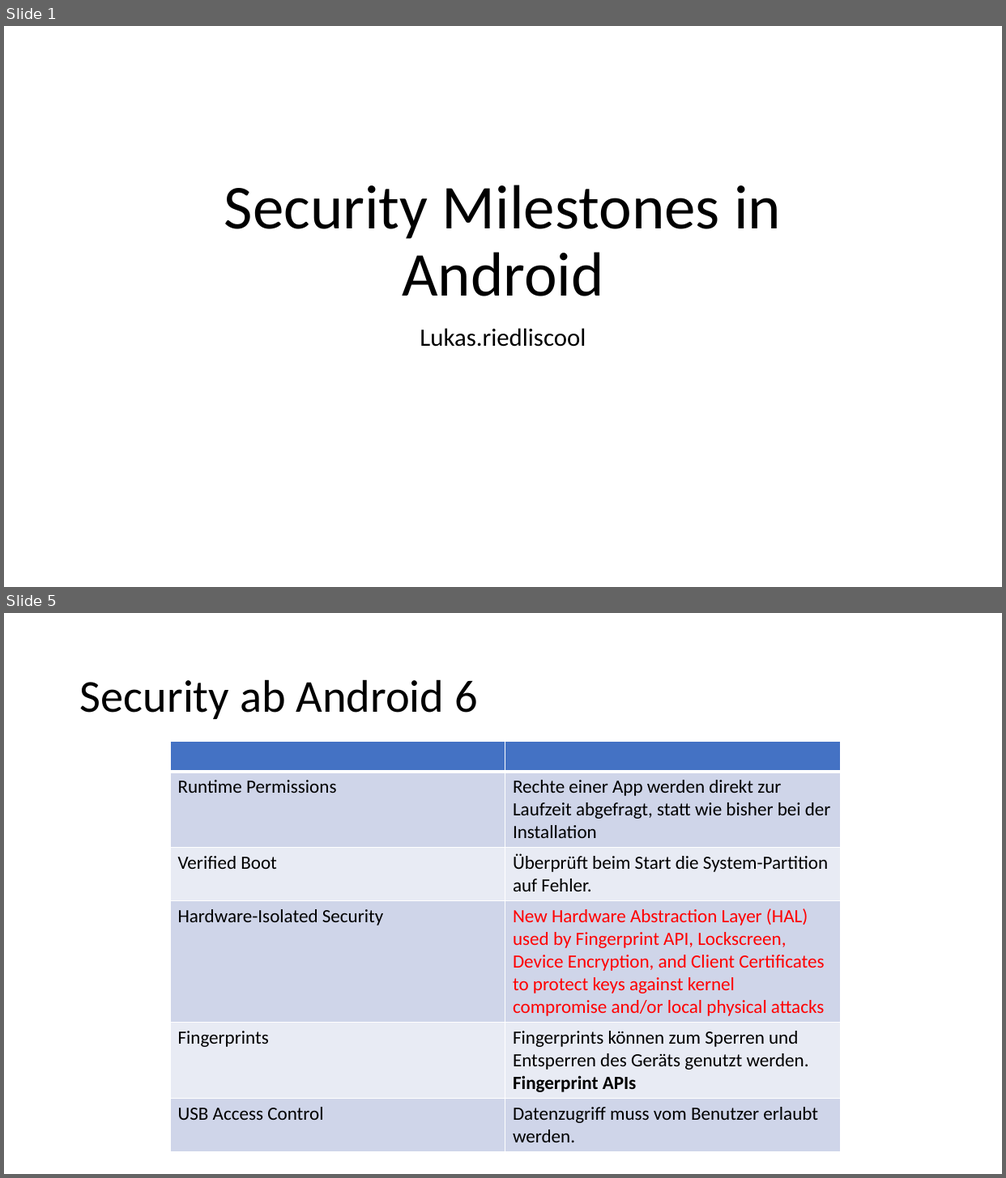
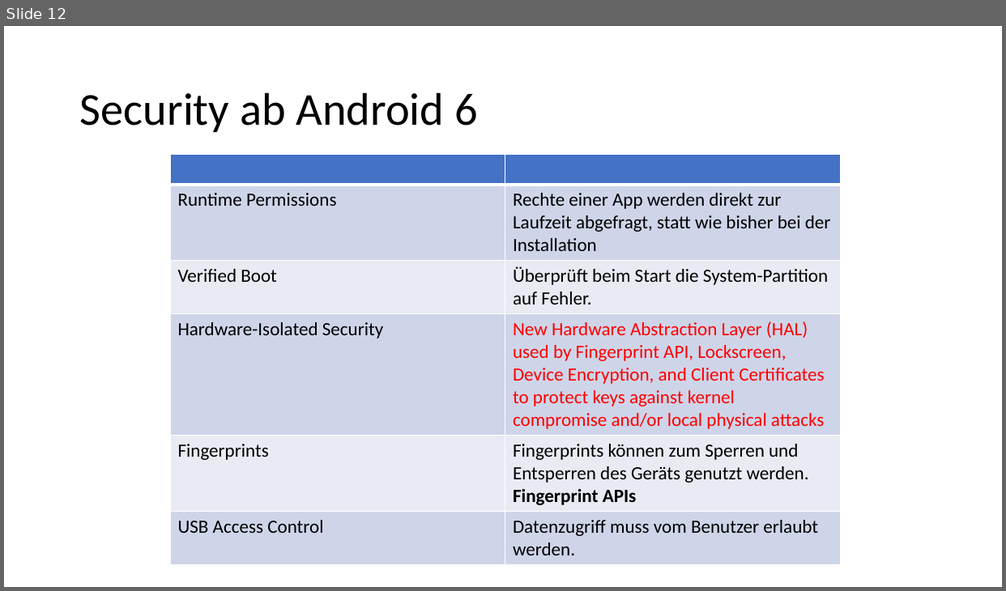
Before and after one commit to EricBuchinger/NVS_Referat, a slide deck: Android Panzenboeck.pptx. Shown one above the other, each under a label of ours: slides 1 and 5 before the commit, slide 12 after it; the slides between them are not shown. The pictures are 1006x1178 and 1006x591 pixels, drawn with LibreOffice and Linux fonts; fonts in the diff are those of the drawing. Boxes give left, top, right and bottom in pixels: in the first picture for what was removed or moved away, otherwise in the second. Text is boxed around its words. In the diff, an @@ line names an element or a change of style, - is before the commit and + after.

```diff
--- a/Android Panzenboeck.pptx
+++ b/Android Panzenboeck.pptx
@@ slide 1 removed at (x1=4, y1=26, x2=1002, y2=587), background #FFFFFF @@
@@ title removed at (x1=224, y1=185, x2=781, y2=297) @@
-Security Milestones in Android
@@ subtitle removed at (x1=420, y1=328, x2=586, y2=347) @@
-Lukas.riedliscool
@@ what was slide 5 is now slide 12 @@
```
Also in this commit, not shown: 2 slides changed, 10 slides added, 1 other slide removed, 4 other files.
